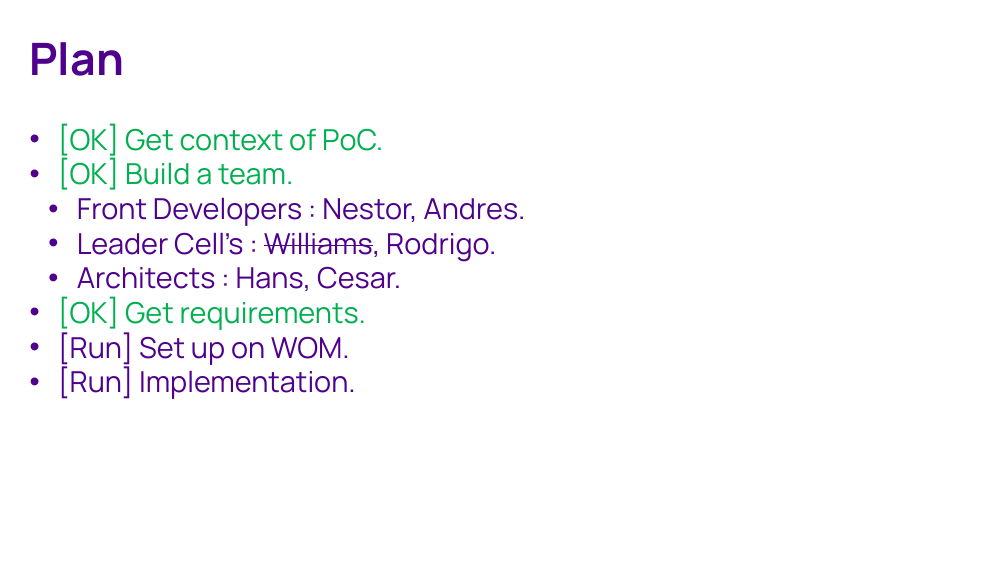
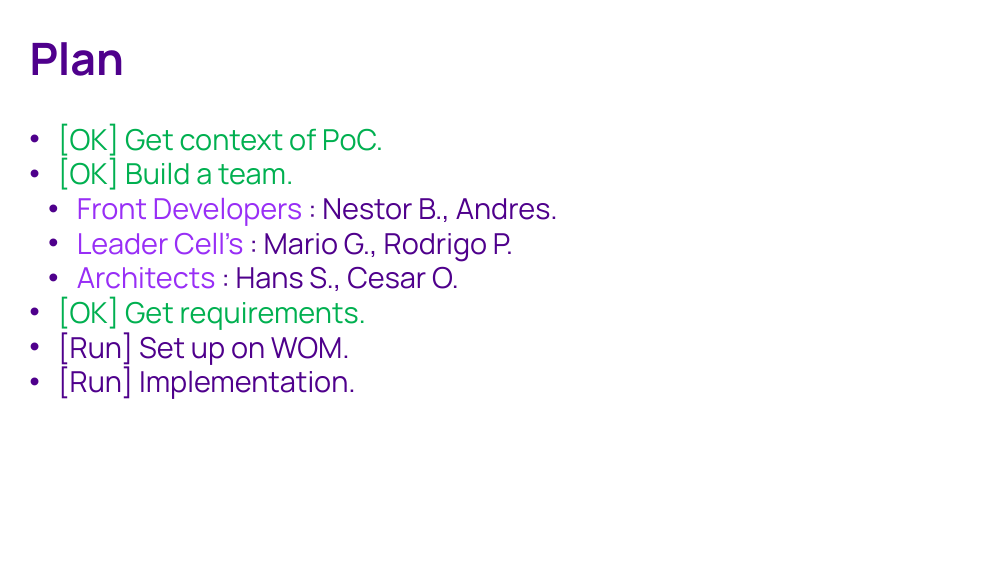
Before and after one commit to cohgit/architecture, a slide deck: slide 5 of pocs/microfrontend/POC MicroFrontend - Estado - César Ogalde - v1.0.pptx. Drawn at 1008x567 pixels with LibreOffice and Linux fonts; fonts in the diff are those of the drawing; background and template pictures are left out. Boxes give left, top, right and bottom in pixels: in the first picture for what was removed or moved away, otherwise in the second. Text is boxed around its words. In the diff, an @@ line names an element or a change of style, - is before the commit and + after.

```diff
--- a/pocs/microfrontend/POC MicroFrontend - Estado - César Ogalde - v1.0.pptx
+++ b/pocs/microfrontend/POC MicroFrontend - Estado - César Ogalde - v1.0.pptx
@@ text at [77,197,558,291]: text changed @@
-  • Front Developers : Nestor, Andres.
-  • Leader Cell’s : Williams, Rodrigo.
-  • Architects : Hans, Cesar.
+  • Front Developers : Nestor B., Andres.
+  • Leader Cell’s : Mario G., Rodrigo P.
+  • Architects : Hans S., Cesar O.
```
Also in this commit, not shown: 2 other slides changed, 7 other files.
